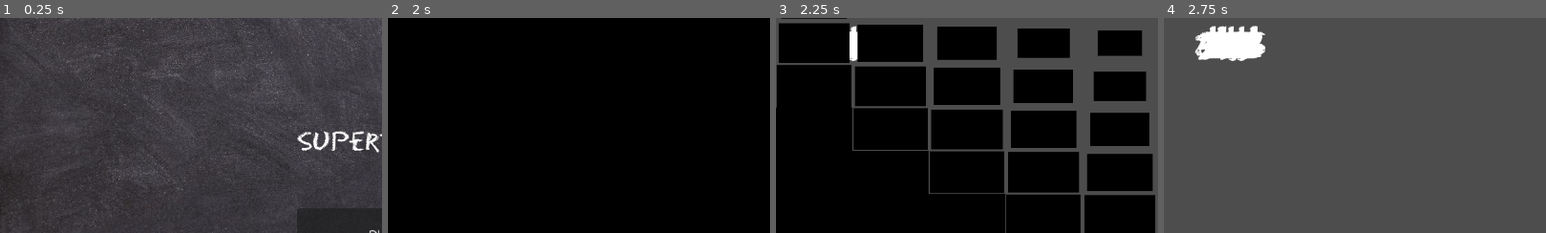
Above: before the commit, frames 1-4 (left to right).
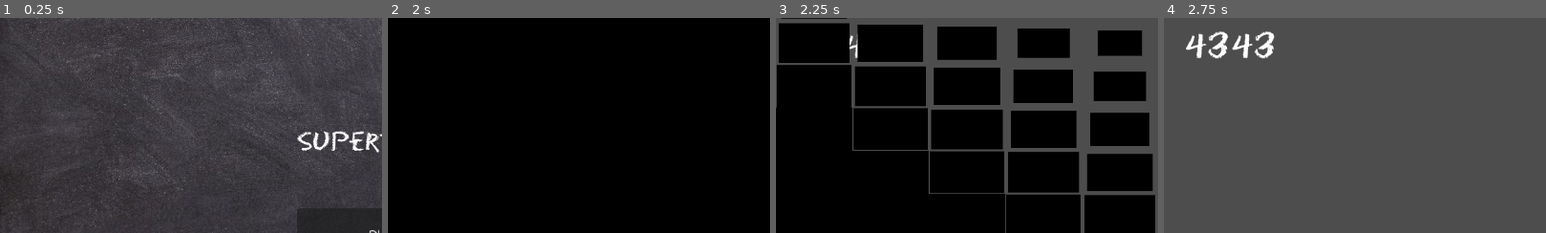
Above: after the commit, the same moments.

Repository: AntDum/UngodlyNumber
Game: Godot game, scene res://scenes/menu/main_menu.tscn
Same seed, same stepped clock (60 frames per second), same inputs: the game is played once before the commit and once after it.
Inputs:
- Up to frame 1 (0.25 s): no input
- Up to frame 2 (2 s): click "Play" at 0.5 s; click "Play" at 1.25 s
- Up to frame 3 (2.25 s): click "Kill" at 2 s
- Up to frame 4 (2.75 s): no input
The pictures show only the part of the screen within x 0-50%, y 9-59%; the shares and areas given below are measured in that part.

Frames 1-2 are identical in both runs. In frame 3, 0.3% of the frame differs, in the area x 19-22%, y 3-20%; in frame 4, 2.3%, in the area x 5-29%, y 3-20%.

Commit message:
Ajust split position

Diff:
--- a/scenes/number_manager.gd
+++ b/scenes/number_manager.gd
@@ -6,7 +6,7 @@
 # Called when the node enters the scene tree for the first time.
 func _ready() -> void:
 	# Temporarly automatically creates numbers.
-	build_numbers(20)
+	build_numbers(1)
 	pass # Replace with function body.
 
 # Called every frame. 'delta' is the elapsed time since the previous frame.
@@ -30,8 +30,10 @@
 
 	add_child(childA)
 	add_child(childB)
-	childA.global_position.x = number.global_position.x + 100
-	childB.global_position.y = number.global_position.x - 100
+	childA.global_position.x = number.global_position.x + 35
+	childA.global_position.y = number.global_position.y
+	childB.global_position.x = number.global_position.x - 35
+	childB.global_position.y = number.global_position.y
 
 	number.queue_free()
 
@@ -39,6 +41,9 @@
 	for i in amount:
 		var newNum = NumberScn.instantiate()
 		newNum.randomize_value(500)
+
 		add_child(newNum)
 		newNum.global_position.x = 100 #TODO randomize spawn position.
 		newNum.global_position.y = 100
+
+		split(newNum)
